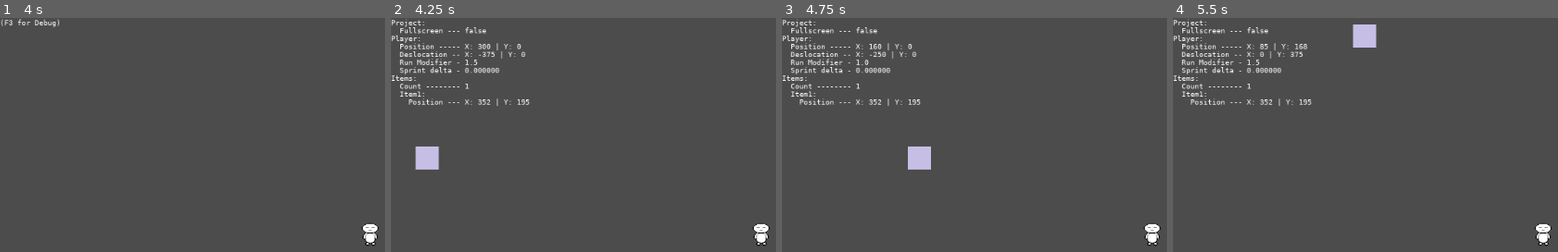
Above: before the commit, frames 1-4 (left to right).
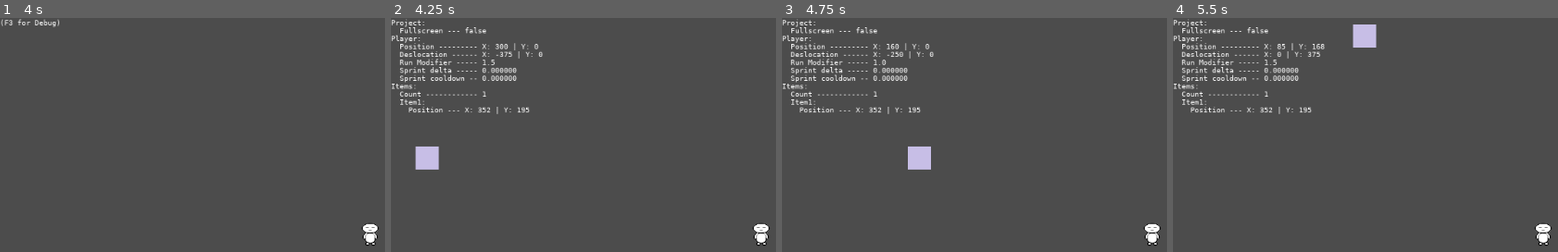
Above: after the commit, the same moments.

Repository: Ellyzeul/godot_first_game
Game: Godot game, scene res://levels/World.tscn
The game is run twice, just before and just after one commit, with the same random seed, the same clock (stepped at 60 frames per second) and the same inputs.
Inputs:
- Up to frame 1 (4 s): tap Enter at 0.5, 3.5 s; hold Right (right) 0.53-1.28 s; hold Shift (run) 0.53-1.28 s; tap Ctrl (sprint) at 0.8, 1.35, 2.3, 2.85, 3.8 s; hold Down (down) 1.28-2.03 s; tap Shift (run) at 1.55, 3.05 s; hold Right (right) 2.03-2.78 s; hold Shift (run) 2.03-2.78 s; tap Space at 2.75 s; hold Up (up) 2.78-3.53 s; hold Left (left) from 3.53 s (still down); hold Shift (run) from 3.53 s (still down)
- Up to frame 2 (4.25 s): keep holding Left (left); keep holding Shift (run); tap F3 (debug) at 4.15 s
- Up to frame 3 (4.75 s): keep holding Left (left); release Shift (run) at 4.28 s; tap Ctrl (sprint) at 4.35 s; tap Shift (run) at 4.55 s
- Up to frame 4 (5.5 s): release Left (left) at 5.03 s; hold Down (down) from 5.03 s (still down); hold Shift (run) from 5.03 s (still down); tap Ctrl (sprint) at 5.3 s

Frame 1 is identical in both runs. In frame 2, 1.8% of the frame differs, in the area x 0-40%, y 10-42%; in frame 3, 1.8%; in frame 4, 1.9%.

Commit message:
feat: sprint cooldown

Diff:
--- a/characters/player/Player.gd
+++ b/characters/player/Player.gd
@@ -4,6 +4,7 @@
 var speed
 var running
 var sprint_duration
+var sprint_cooldown
 var velocity
 var camera
 var collision_info
@@ -15,9 +16,14 @@
 	velocity = Vector2()
 	camera = self.get_child(0)
 	sprint_duration = 0
+	sprint_cooldown = 0
 
 func _physics_process(delta):
-	sprint_duration = Player.get_sprint_delta(delta, sprint_duration)
+	sprint_cooldown = Player.get_sprint_cooldown(sprint_cooldown, delta)
+	if sprint_cooldown == 0 or sprint_duration != 0:
+		sprint_duration = Player.get_sprint_duration(delta, sprint_duration)
+		if sprint_duration > 0:
+			sprint_cooldown = 2
 	running = Player.get_running(sprint_duration)
 	velocity = Player.get_velocity(speed, running)
 	var collision_info = move_and_slide(velocity, Vector2.UP)
--- a/characters/player/camera/lib.gd
+++ b/characters/player/camera/lib.gd
@@ -24,12 +24,13 @@
 		"Project:",
 		"  Fullscreen --- %s" % ["true" if OS.window_fullscreen else "false"],
 		"Player:",
-		"  Position ----- X: %d | Y: %d" % [player.position.x, player.position.y],
-		"  Deslocation -- X: %d | Y: %d" % [player.velocity.x, player.velocity.y],
-		"  Run Modifier - %2.1f" % [player.running],
-		"  Sprint delta - %f" % [player.sprint_duration],
+		"  Position --------- X: %d | Y: %d" % [player.position.x, player.position.y],
+		"  Deslocation ------ X: %d | Y: %d" % [player.velocity.x, player.velocity.y],
+		"  Run Modifier ----- %2.1f" % [player.running],
+		"  Sprint delta ----- %f" % [player.sprint_duration],
+		"  Sprint cooldown -- %f" % [player.sprint_cooldown],
 		"Items:",
-		"  Count -------- %d" % [item_count]
+		"  Count ------------ %d" % [item_count]
 	]
 
 	for i in range(item_count):
--- a/characters/player/lib.gd
+++ b/characters/player/lib.gd
@@ -18,7 +18,7 @@
 
 	return running
 
-static func get_sprint_delta(delta, last_delta):
+static func get_sprint_duration(delta, last_delta):
 	var new_delta
 
 	if (
@@ -29,6 +29,11 @@
 
 	return new_delta
 
+static func get_sprint_cooldown(cooldown, delta):
+	var new_cooldown = cooldown - delta if cooldown > 0 else 0
+
+	return new_cooldown
+
 static func set_position(position, velocity):
 	position.x += velocity.x
 	position.y += velocity.y
--- a/project.godot
+++ b/project.godot
@@ -63,6 +63,7 @@
 sprint={
 "deadzone": 0.5,
 "events": [ Object(InputEventKey,"resource_local_to_scene":false,"resource_name":"","device":0,"alt":false,"shift":true,"control":false,"meta":false,"command":false,"pressed":false,"scancode":0,"physical_scancode":16777238,"unicode":0,"echo":false,"script":null)
+, Object(InputEventKey,"resource_local_to_scene":false,"resource_name":"","device":0,"alt":false,"shift":false,"control":true,"meta":false,"command":true,"pressed":false,"scancode":0,"physical_scancode":16777237,"unicode":0,"echo":false,"script":null)
  ]
 }
 
Not shown, changed: .gitignore
